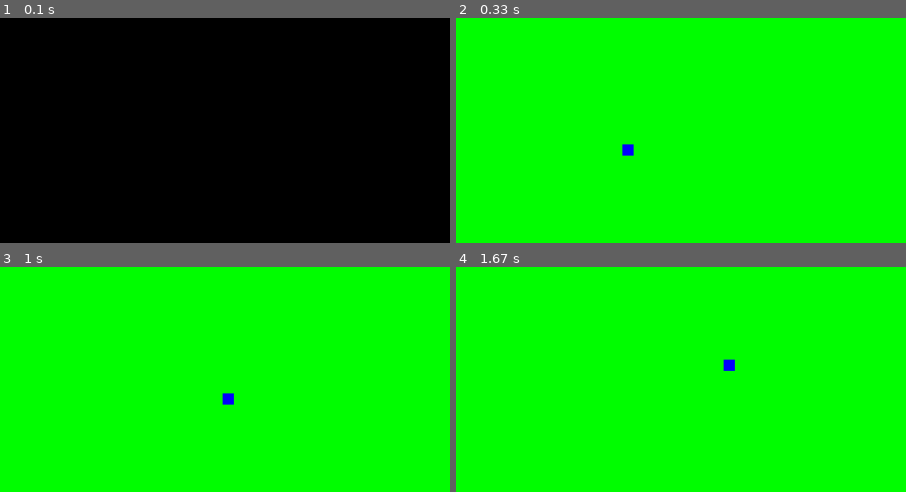
Above: before the commit, frames 1-4 (two rows, left to right).
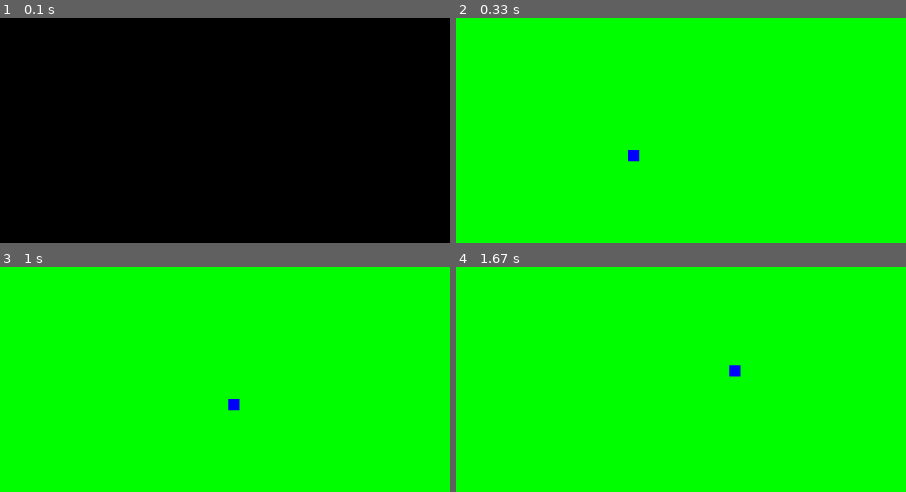
Above: after the commit, the same moments.

Repository: xAdrianCx/PYGAME---SNAKE
Game: pygame game, started from main.py
Same seed, same stepped clock (60 frames per second), same inputs: the game is played once before the commit and once after it.
Inputs:
- Up to frame 1 (0.1 s): no input
- Up to frame 2 (0.33 s): no input
- Up to frame 3 (1 s): hold Right 0.33-0.8 s; hold Up from 0.83 s (still down)
- Up to frame 4 (1.67 s): release Up at 1.13 s; hold Right 1.17-1.63 s
The pictures show only the part of the screen within x 31-81%, y 21-71%; the shares and areas given below are measured in that part.

Frame 1 is identical in both runs. In frame 2, 0.2% of the frame differs, in the area x 36-41%, y 56-64%; in frame 3, 0.2%; in frame 4, 0.2%, in the area x 59-64%, y 40-49%.

Commit message:
Reworked update method from snake.py

Diff:
--- a/snake.py
+++ b/snake.py
@@ -11,8 +11,8 @@
         self.screen_rect = screen.get_rect()
         self.rect = pygame.Rect(0, 0, self.gs.snake_head, sum(self.gs.snake_body))
         # Position the snake in the middle of the screen.
-        self.rect.centerx = self.screen_rect.centerx
-        self.rect.centery = self.screen_rect.centery
+        self.rect.centerx = self.screen_rect.centerx + self.gs.snake_head // 2
+        self.rect.centery = self.screen_rect.centery + self.gs.snake_head // 2
         self.x = float(self.rect.x)
         self.y = float(self.rect.y)
 
@@ -21,13 +21,13 @@
 
     def update(self):
         """A method that updates the snake position."""
-        if self.key_pressed == pygame.K_UP and self.y >= self.screen_rect.top:
+        if self.key_pressed == pygame.K_UP and self.y >= self.screen_rect.top + self.gs.snake_head:
             self.y -= self.gs.snake_speed
-        if self.key_pressed == pygame.K_DOWN and self.y <= self.screen_rect.bottom:
+        if self.key_pressed == pygame.K_DOWN and self.y <= self.screen_rect.bottom - self.gs.snake_head * 2:
             self.y += self.gs.snake_speed
-        if self.key_pressed == pygame.K_LEFT and self.x >= self.screen_rect.left:
+        if self.key_pressed == pygame.K_LEFT and self.x >= self.screen_rect.left + self.gs.snake_head:
             self.x -= self.gs.snake_speed
-        if self.key_pressed == pygame.K_RIGHT and self.x <= self.screen_rect.right:
+        if self.key_pressed == pygame.K_RIGHT and self.x <= self.screen_rect.right - self.gs.snake_head * 2:
             self.x += self.gs.snake_speed
         self.rect.y = self.y
         self.rect.x = self.x
